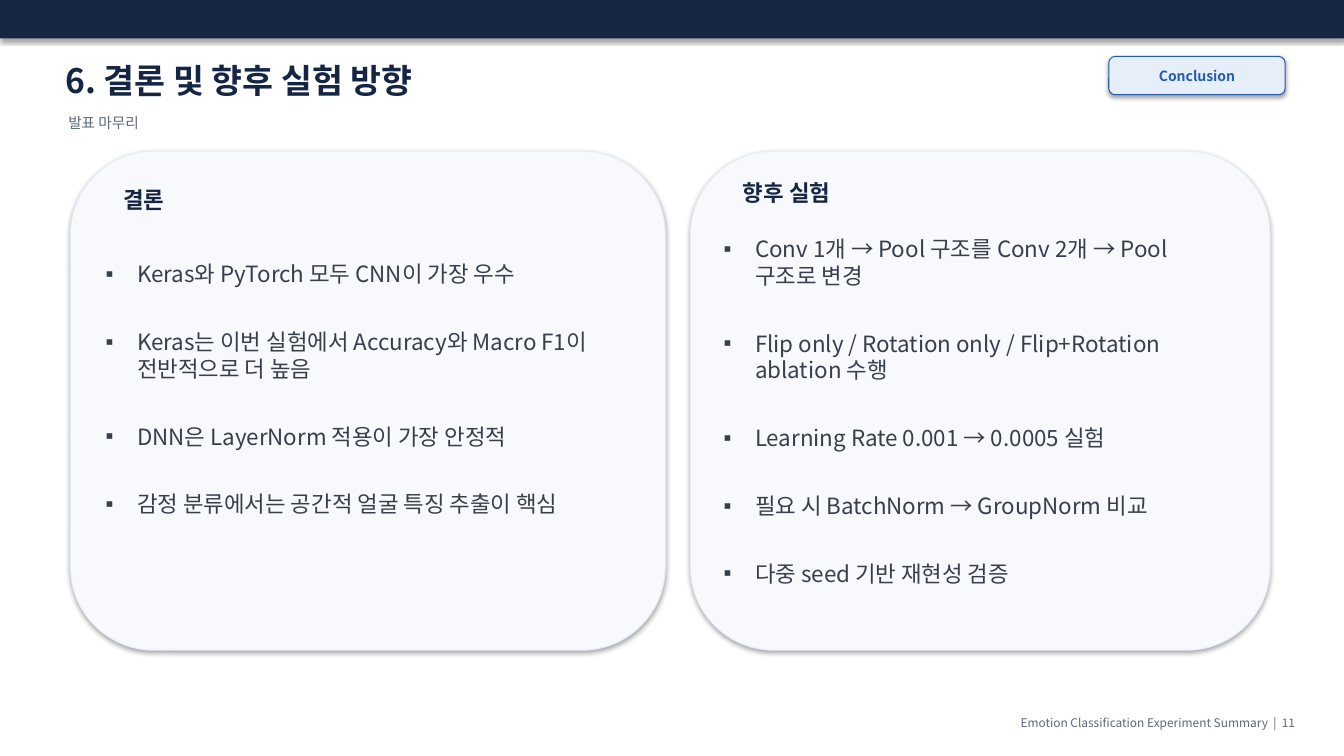
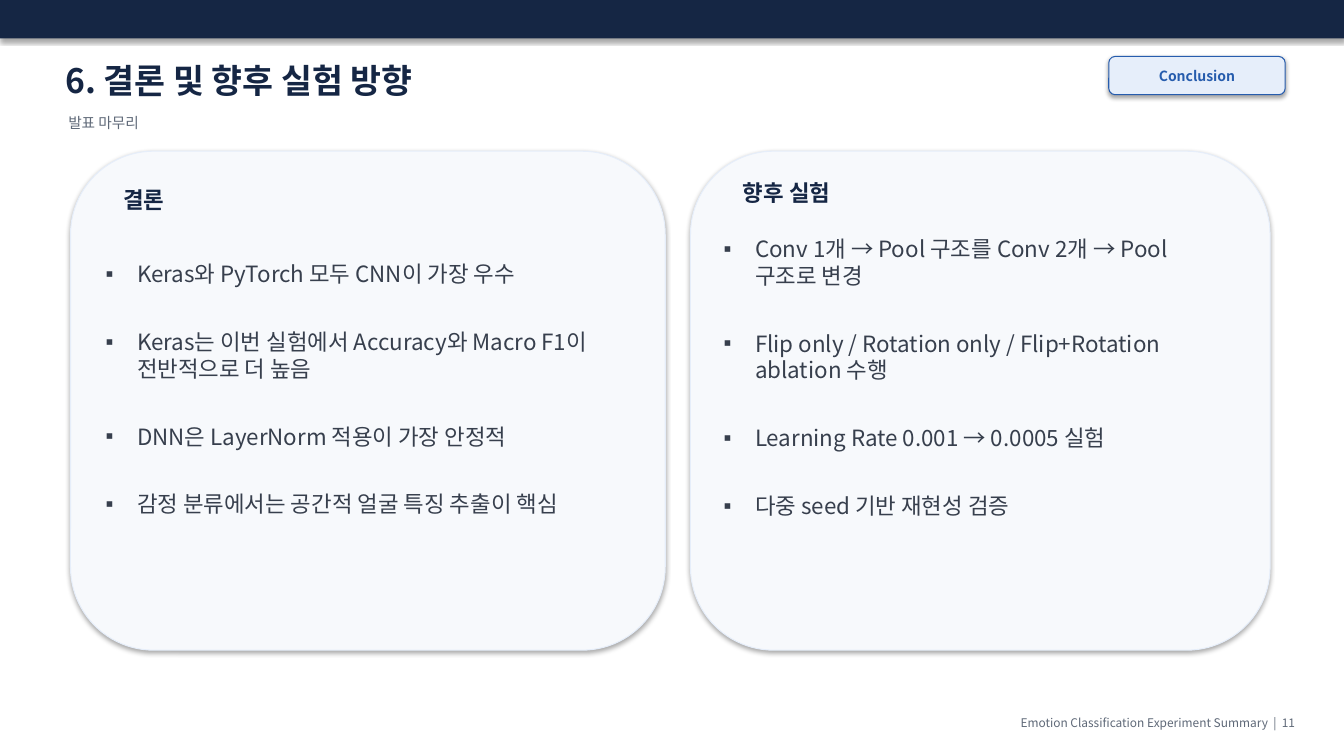
Before and after one commit to a38200-pixel/ANN_DNN_CNN_Architecture_Improvement, a slide deck: slide 14 of 어린이_감정분류_실험결과.pptx (slide 12 before the commit). Drawn at 1344x756 pixels with LibreOffice and Linux fonts; fonts in the diff are those of the drawing. Boxes give left, top, right and bottom in pixels: in the first picture for what was removed or moved away, otherwise in the second. Text is boxed around its words. In the diff, an @@ line names an element or a change of style, - is before the commit and + after.

```diff
--- a/어린이_감정분류_실험결과.pptx
+++ b/어린이_감정분류_실험결과.pptx
@@ text at box(755, 495, 1148, 519): paragraph removed @@
-▪ 필요 시 BatchNorm → GroupNorm 비교
```
Also in this commit, not shown: 2 slides added.
